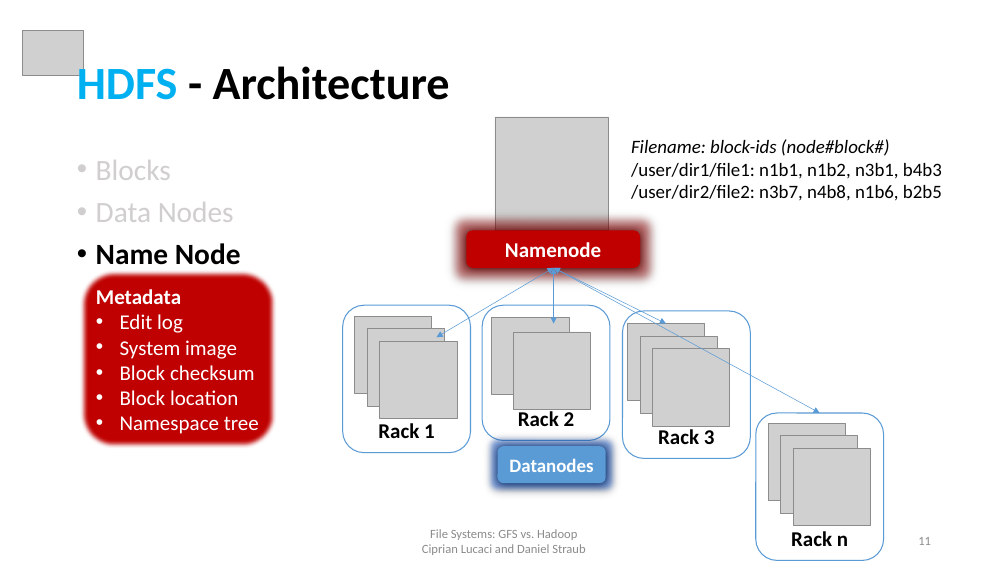
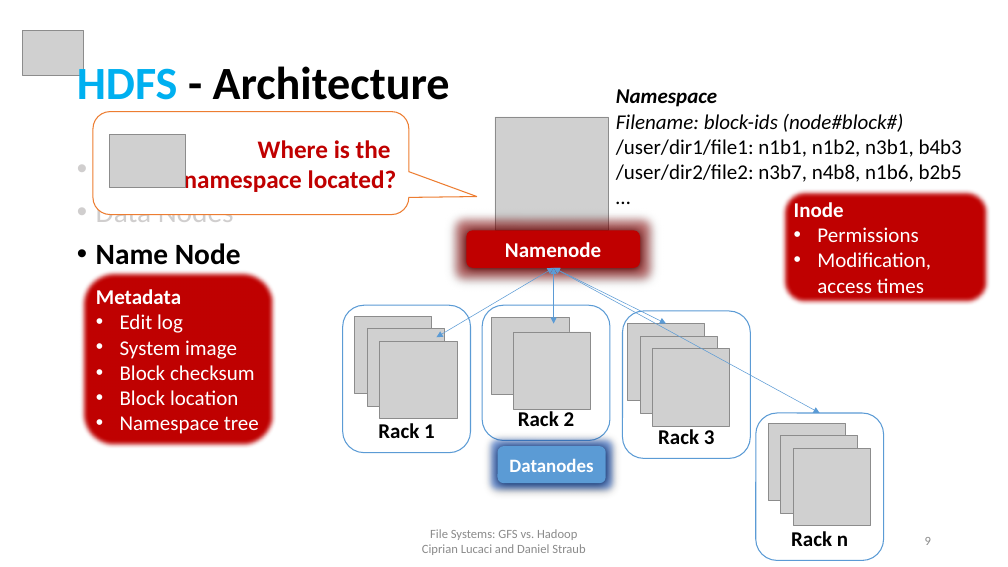
Before and after one commit to cipri7329/ss15-seminar, a slide deck: slide 9 of Presentation/DistributedFileSystems_Cipri.pptx (slide 11 before the commit). Drawn at 1008x567 pixels with LibreOffice and Linux fonts; fonts in the diff are those of the drawing; grey boxes stand for pictures; background and template pictures are left out. Boxes give left, top, right and bottom in pixels: in the first picture for what was removed or moved away, otherwise in the second. Text is boxed around its words. In the diff, an @@ line names an element or a change of style, - is before the commit and + after.

```diff
--- a/Presentation/DistributedFileSystems_Cipri.pptx
+++ b/Presentation/DistributedFileSystems_Cipri.pptx
@@ text at [616,89,962,182]: paragraph added @@
+…
@@ text "Namespace": place and size @@
-text "Namespace" at [631,139,942,201]
+text "Namespace" at [616,89,962,182]
@@ text at [616,89,717,107]: paragraph added @@
+Namespace
@@ rounded speech box added at [93,112,409,215], fill #FFFFFF, outline #ED7D31 1 pt, 24 pt, text #C00000, bold @@
+Where is the
+namespace located?
@@ text at [616,114,962,182]: size 18 to 20 pt @@
@@ picture added at [109,135,185,188] @@
@@ rounded rectangle added at [781,189,991,306], fill #C00000, outline #43739E 1 pt, 20 pt, text #FFFFFF @@
+Inode
+• Permissions
+• Modification, access times
@@ page number at [925,537,931,545]: text changed @@
-11
+9
```
Also in this commit, not shown: 6 other slides changed, 2 slides added, 4 slides removed, 14 other files.
